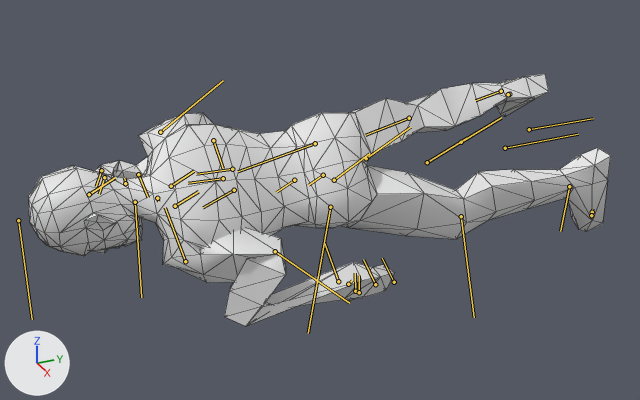
The FBX model media/anims_X/normal/TTRP_Rifle-One-Hand-Up.fbx, before and after one commit.
Both versions are drawn from a 50 mm camera at (0.2499, -0.232, 0.1169) aimed at (-0.0036, -0.1179, -0.0099). Arrows for +X, +Y and +Z are at lower left; the lights stay in place. Both versions are drawn at frame 1 of the action 'Bip01|CircleAction'; the numbers are the values there. The bones that bend it are drawn over the model as lines. Mesh edges are drawn as thin lines.

Objects in the first picture: 'Body_NoDress'.
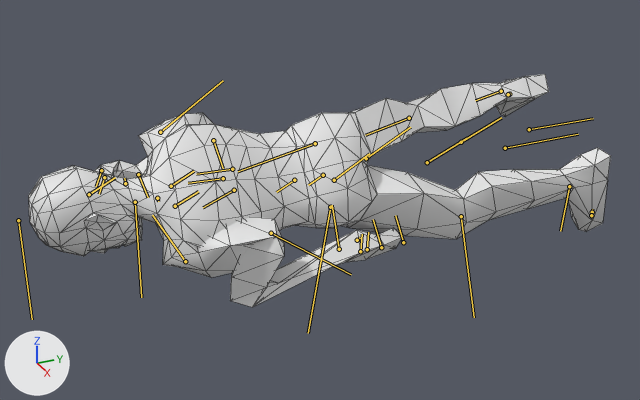
Boxes (x1, y1, x2, y2) around the edits, measured in the pictures (640 x 400 px):
'Body_NoDress', posed (8% shorter): before (29, 74, 611, 326); after (29, 74, 611, 307)
bone 'Bip01_L_UpperArm', root to tip: before (185, 261) to (165, 207); after (185, 261) to (152, 215)
bone 'Bip01_L_Forearm', root to tip: before (275, 251) to (349, 303); after (271, 233) to (351, 274)
bone 'Bip01_L_Hand', root to tip: before (338, 281) to (324, 243); after (339, 249) to (332, 205)

The edits, one by one:
Bone 'Bip01_L_UpperArm' (bone_bip01_l_upperarm) turns from (27, 68, 51) to (61, 69, 83) degrees about its own x, y and z.
Bone 'Bip01_L_Forearm' (bone_bip01_l_forearm) turns from (36, -30, -128) to (35, -22, -128) degrees about its own x, y and z.
Bone 'Bip01_L_Hand' (bone_bip01_l_hand) moves from (-10.4, 10.7, 12.3) to (-10.3, 10.7, 12.3).
Bone 'Bip01_L_Hand' (bone_bip01_l_hand) turns from (-69, -44, 91) to (-55, -52, 92) degrees about its own x, y and z.
